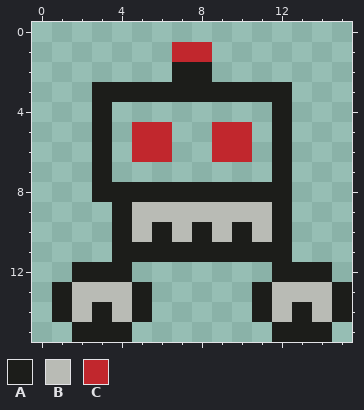
A pixel-art file gets an edit: design/sprites/robot.aseprite. That is the earlier state.
16x16 pixels, 1 frame.
Palette (. is transparent): A #1c1d1a  B #b9bbb5  C #c1272d
Pixels before, first column x 1:
 1 ......CC.......
 2 ......AA.......
 3 ..AAAAAAAAAA...
 4 ..A........A...
 5 ..A.CC..CC.A...
 6 ..A.CC..CC.A...
 7 ..A........A...
 8 ..AAAAAAAAAA...
 9 ...ABBBBBBBA...
10 ...ABABABABA...
11 ...AAAAAAAAA...
12 .AAA.......AAA.
13 ABBBA.....ABBBA
14 ABABA.....ABABA
15 .AAA.......AAA.
And afterwards:
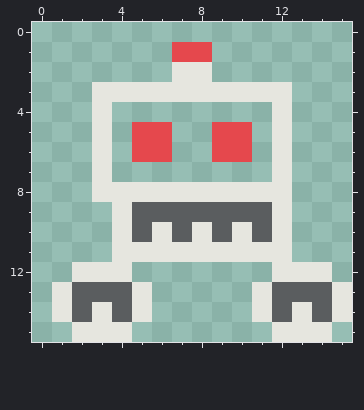
Changes in this commit:
Colour A changes from #1c1d1a to #e6e6df.
Colour B changes from #b9bbb5 to #5a5d5f.
Colour C changes from #c1272d to #e5484d.
Pixel boxes of the changes (left, top, right, bottom) in both pictures:
changed: (52, 42, 352, 342)
